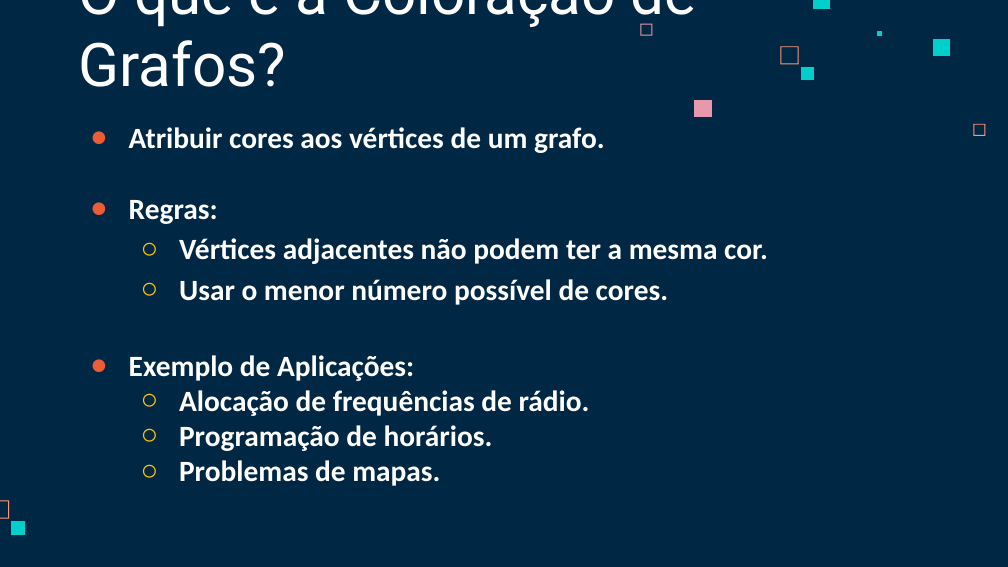
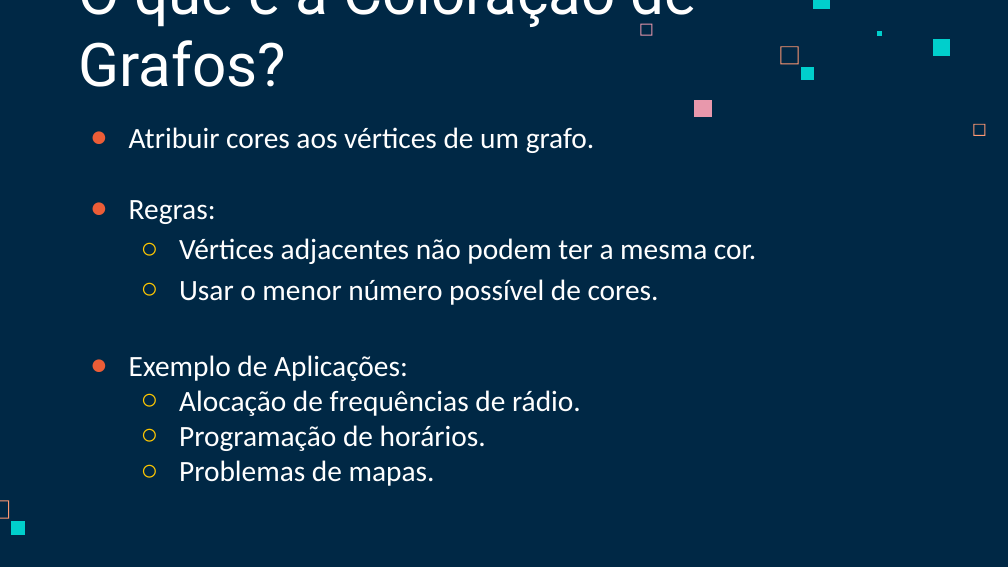
Before and after one commit to brenocbmnz/colora-ografos, a slide deck: slide 2 of Coloração de Grafos.pptx. Drawn at 1008x567 pixels with LibreOffice and Linux fonts; fonts in the diff are those of the drawing. Boxes give left, top, right and bottom in pixels: in the first picture for what was removed or moved away, otherwise in the second. Text is boxed around its words. In the diff, an @@ line names an element or a change of style, - is before the commit and + after.

```diff
--- a/Coloração de Grafos.pptx
+++ b/Coloração de Grafos.pptx
@@ text "Atribuir cores aos vértices de ..." at [129, 127, 756, 486]: bold off @@
```
Also in this commit, not shown: 4 other slides changed, 2 slides added, 1 slide removed.
